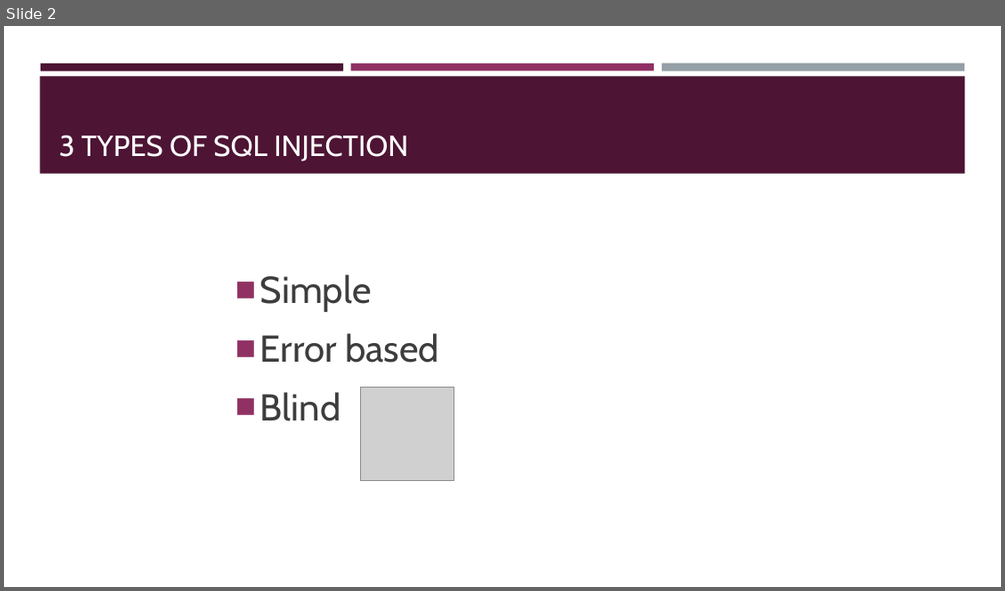
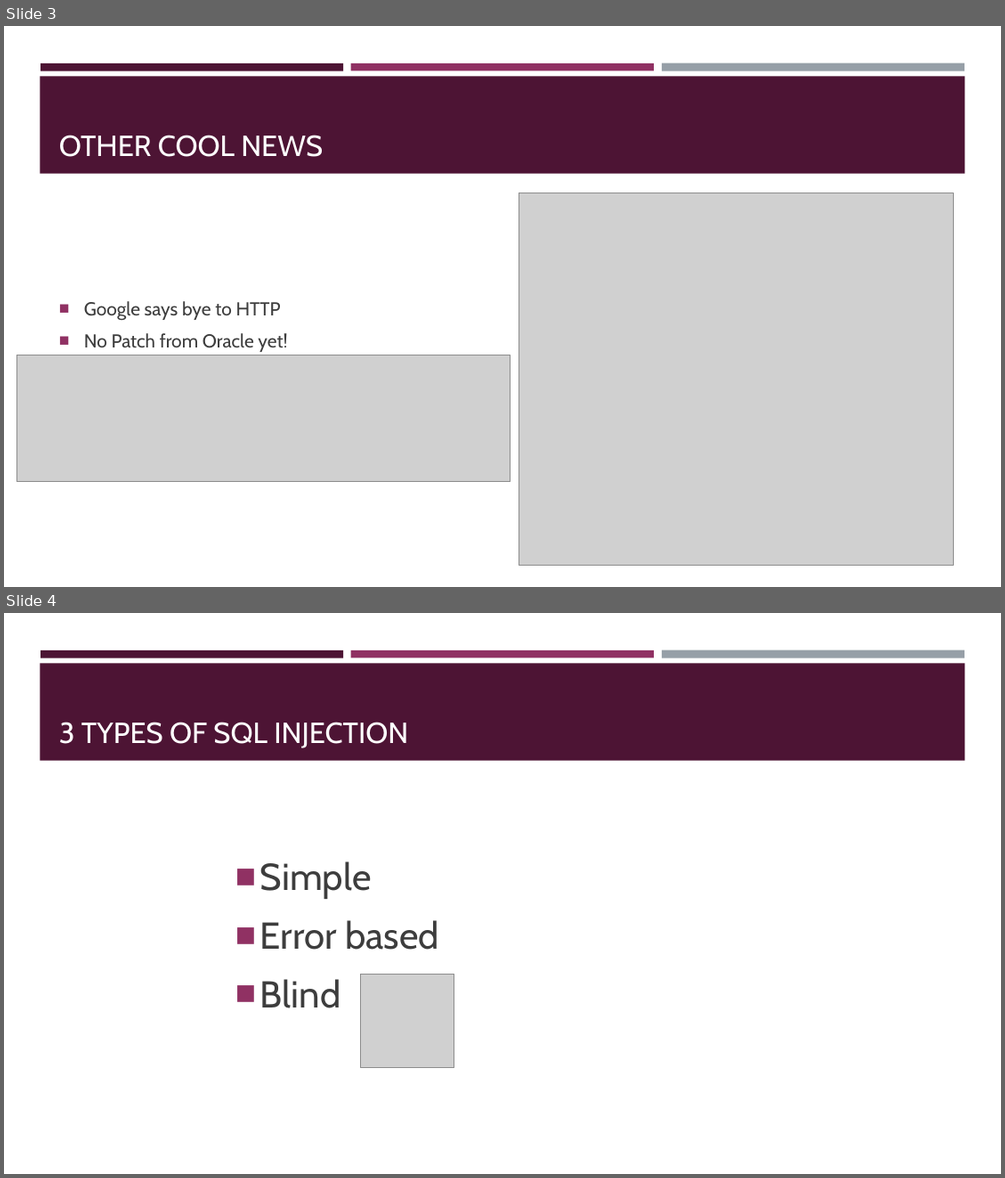
Before and after one commit to sidsenkumar11/sidsenkumar11.github.io, a slide deck: presentations/9-15-16_GreyHat_SQL_Injection.pptx. Shown one above the other, each under a label of ours: slide 2 before the commit, slides 3 and 4 after it. The pictures are 1005x591 and 1005x1178 pixels, drawn with LibreOffice and Linux fonts; fonts in the diff are those of the drawing; grey boxes stand for pictures. Boxes give left, top, right and bottom in pixels: in the first picture for what was removed or moved away, otherwise in the second. Text is boxed around its words. In the diff, an @@ line names an element or a change of style, - is before the commit and + after.

```diff
--- a/presentations/9-15-16_GreyHat_SQL_Injection.pptx
+++ b/presentations/9-15-16_GreyHat_SQL_Injection.pptx
@@ slide 3 added at (4,26,1001,587), background #FFFFFF; not listed: 4 template elements that a slide beside it also shows @@
@@ title added at (59,135,323,157), 28 pt, text #FFFFFF @@
+OTHER COOL NEWS
@@ picture added at (518,192,954,565) @@
@@ text added at (84,301,287,352), 18 pt, text #3D3D3D @@
+■ Google says bye to HTTP
+■ No Patch from Oracle yet!
@@ picture added at (16,355,510,483) @@
@@ what was slide 2 is now slide 4 @@
```
Also in this commit, not shown: 1 slide changed, 1 other slide added.
